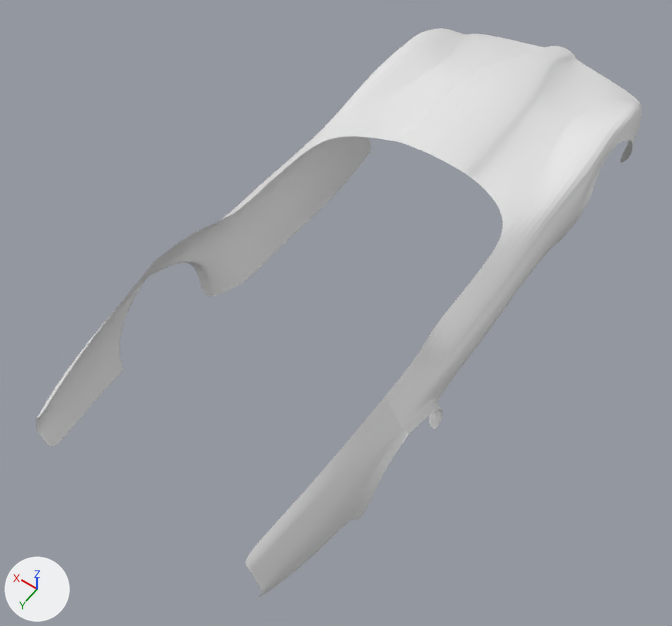
An edit to the Blender file corvette.blend, drawn before and after from the same camera.
Rendered twice from a 50 mm camera at (-3.74, 5.53, 9.04) aimed at (0.03, 0.26, 0.76). Lighting does not change. The marker at lower left points along +X, +Y and +Z.
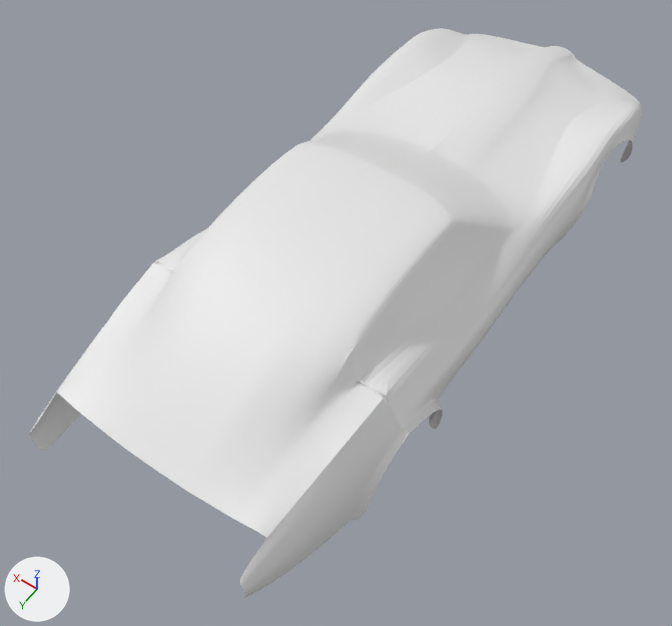
Boxes [x1, y1, x2, y2] around the edits, measured in the pictures (672 x 626 px; the box of a moved part takes in the faces that stretch with it):
'Circle', reshaped
    before: [36, 28, 642, 597]
    after: [30, 28, 642, 599]
part 1 of me_circle, built on
    before: [36, 123, 520, 597]
    after: [30, 123, 520, 599]
part 2 of me_circle, moved or reshaped (not visible afterwards)
    before: [278, 157, 352, 240]

Edits to the bpy script that builds the scene:
```text
Change me_circle:
    used by ob_circle; location = (0.0, 0.0, 0.0)
    verts and faces of me_circle; kept vertices keep their numbers, new ones are numbered from 200
    before: 64 (1.32, -1.46, 0.4)
    remove me_circle.from_pydata(...)  # 200 vertices, 162 faces; spans x 0.0..1.68, y -5.16..3.38, z 0.39..1.88
    add me_circle.from_pydata(...)  # 268 vertices, 228 faces; spans x 0.0..1.68, y -5.16..3.5, z 0.39..2.49
    me_circle part 1
    2 vertices are removed from x 1.25..1.34, y 2.55..3.14, z 1.6..1.72
    4 faces are deleted
    6 vertices in x 1.35..1.58, y 0.01, z 0.4..1.5 move by (0.0, -0.03, 0.0)
    44 vertices move from x 0.0..1.58, y -4.29..3.38, z 0.63..1.86 to x 0.0..1.58, y -4.29..3.5, z 0.63..1.86
    54 vertices are added at x 0.0..1.37, y -1.5..3.18, z 1.55..2.48
    6 new vertices lie (0.0, 0.42, -0.04) away from vertices in x 0.0..1.0, y 0.52, z 2.36..2.48
    5 new vertices lie (0.0, -0.54, 0.01) away from vertices in x 0.0..1.0, y 0.52, z 2.36..2.48
    5 new vertices lie (0.0, 0.54, -0.12) away from vertices in x 0.46..1.0, y 0.94, z 2.32..2.42
    70 new faces join them
    me_circle part 2
    add verts[64] = (1.37, -1.2, 0.4)  # moved
```
